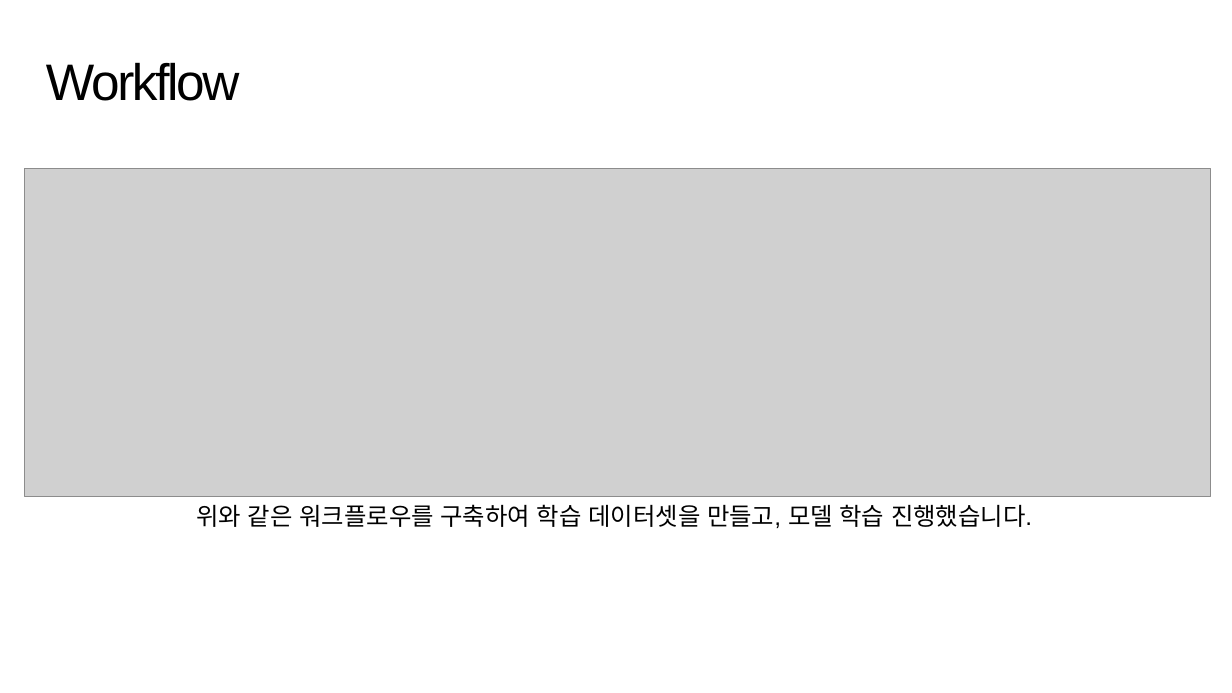
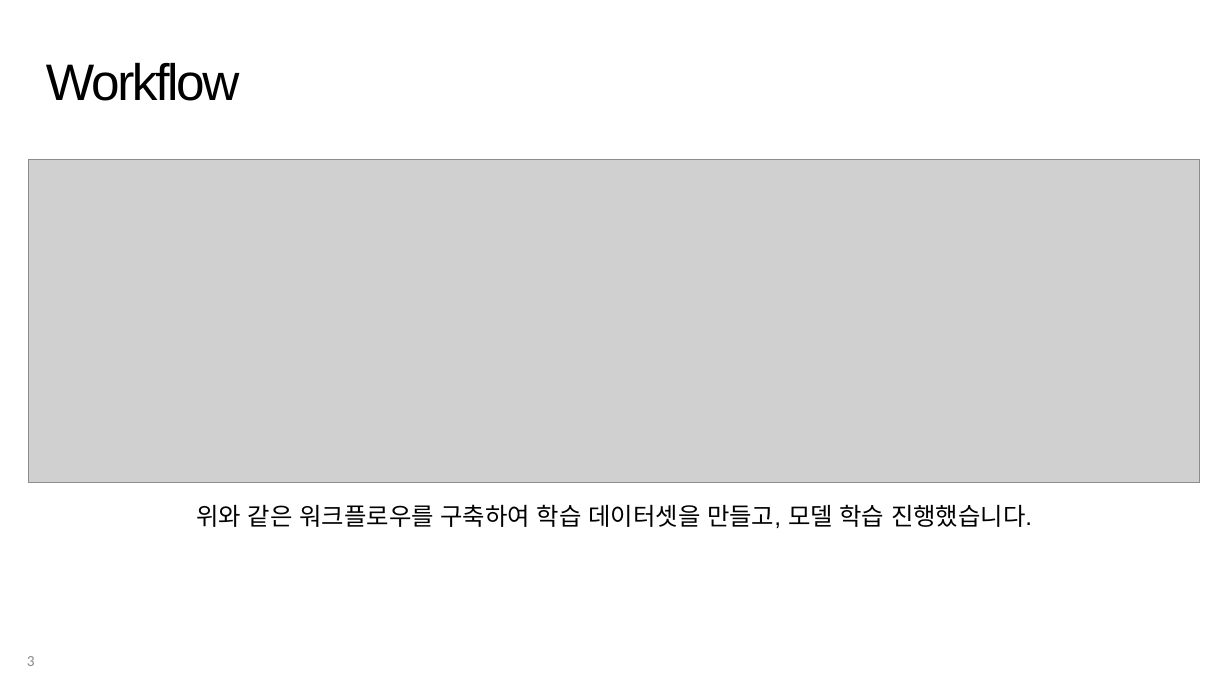
Before and after one commit to suk-6/22-dcc, a slide deck: slide 3 of 춘식이 발표자료.pptx. Drawn at 1232x693 pixels with LibreOffice and Linux fonts; fonts in the diff are those of the drawing; grey boxes stand for pictures; background and template pictures are left out. Boxes give left, top, right and bottom in pixels: in the first picture for what was removed or moved away, otherwise in the second. Text is boxed around its words. In the diff, an @@ line names an element or a change of style, - is before the commit and + after.

```diff
--- a/춘식이 발표자료.pptx
+++ b/춘식이 발표자료.pptx
@@ picture: place and size @@
-picture at (25,169,1212,496)
+picture at (29,160,1200,483)
@@ page number added at (27,656,35,666), 12 pt, text #8C8C8C @@
+3
```
Also in this commit, not shown: 15 other slides changed.
